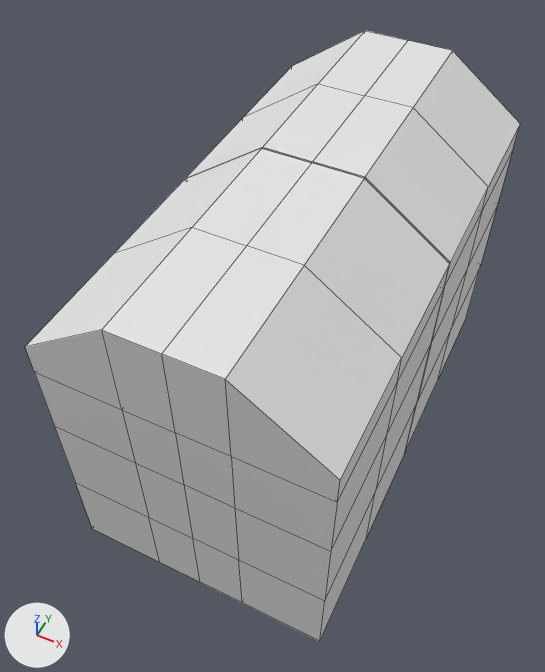
A saved change to the Blender file Untitled.blend.
Both versions are drawn from a 50 mm camera at (1.76, -4.15, 6.44) aimed at (-0.17, -0.29, 1.61). Arrows for +X, +Y and +Z are at lower left; the lights stay in place. The older version comes first. Mesh edges are drawn as thin lines.

Objects in the first picture: 'box', 'lid'.
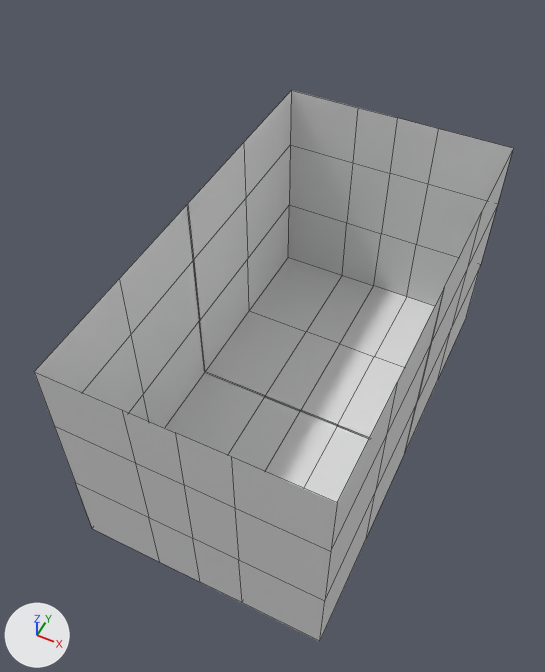
Pixel boxes [x1, y1, x2, y2] of what changed, in the pictures (545 x 672 px):
'lid', no longer drawn
    before: [25, 30, 520, 503]
'box', unchanged, uncovered by the edit
    before: [34, 150, 513, 641]
    after: [34, 90, 513, 641]

What changed in the scene script:
```text
Change me_cube_001:
    used by ob_lid; location = (0.0, 0.0, 1.39); scale = (1.1, 1.1, 1.1)
    remove me_cube_001.from_pydata(...)  # 14 vertices, 8 faces; spans x -1.0..0.0, y -1.81..0.01, z 1.0..1.69
    add me_cube_001.from_pydata(...)  # 0 vertices, 0 faces; spans empty
    me_cube_001 part 1: the whole mesh is rebuilt
```
